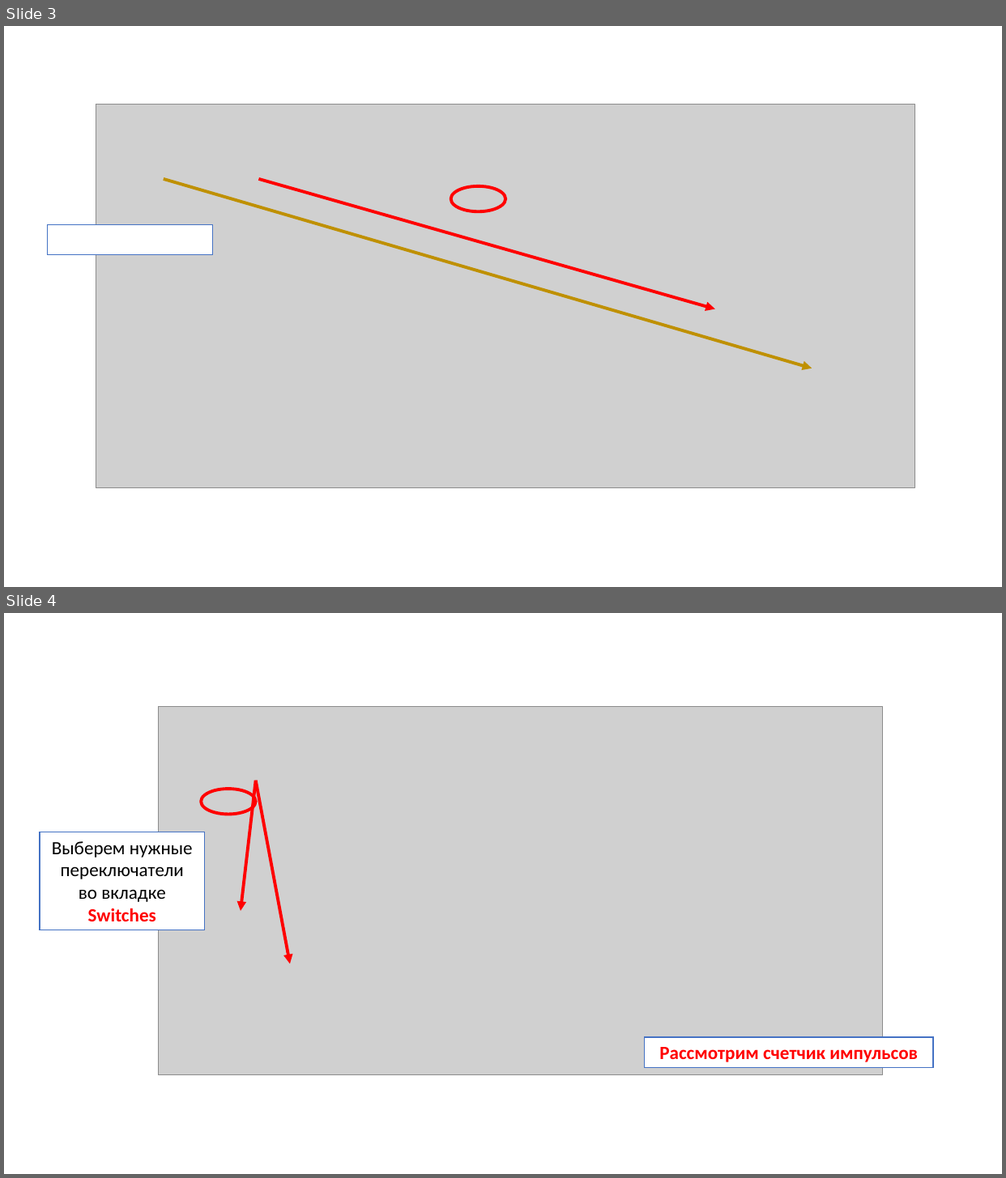
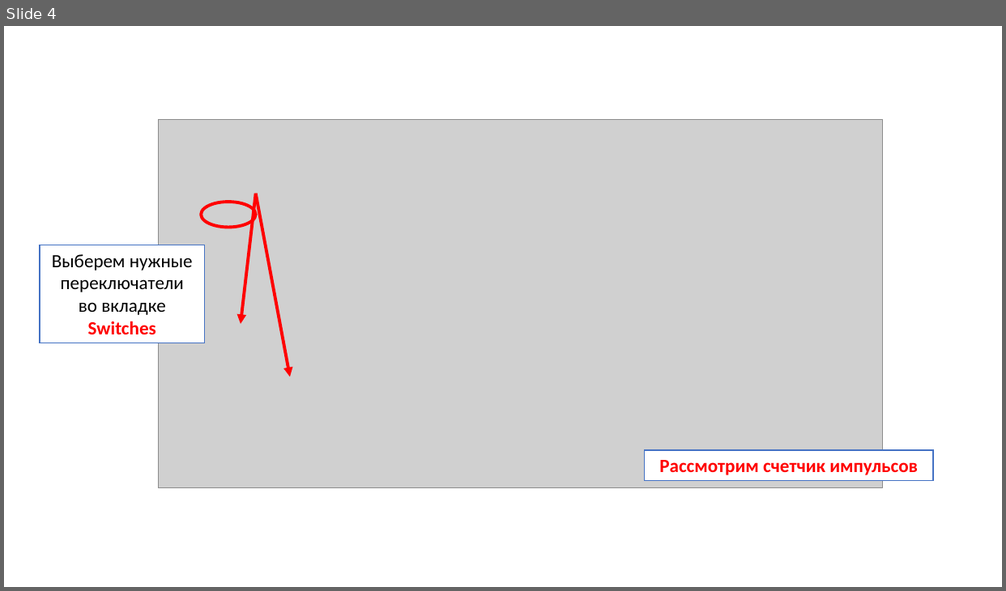
Before and after one commit to AnasEfi/Ezidi, a slide deck: Дешифратор.pptx. Shown one above the other, each under a label of ours: slides 3 and 4 before the commit, slide 4 after it. The pictures are 1006x1178 and 1006x591 pixels, drawn with LibreOffice and Linux fonts; fonts in the diff are those of the drawing; grey boxes stand for pictures. Boxes give left, top, right and bottom in pixels: in the first picture for what was removed or moved away, otherwise in the second. Text is boxed around its words. In the diff, an @@ line names an element or a change of style, - is before the commit and + after.

```diff
--- a/Дешифратор.pptx
+++ b/Дешифратор.pptx
@@ slide 3 removed at (x1=4, y1=26, x2=1002, y2=587), background #FFFFFF @@
@@ picture removed at (x1=96, y1=105, x2=915, y2=488) @@
@@ arrow removed from (164, 179) to (812, 369) @@
@@ arrow removed from (258, 179) to (715, 309) @@
@@ ellipse removed at (x1=451, y1=186, x2=505, y2=211) @@
@@ rectangle removed at (x1=48, y1=224, x2=212, y2=254) @@
```
Also in this commit, not shown: 1 slide added, 28 other files.
